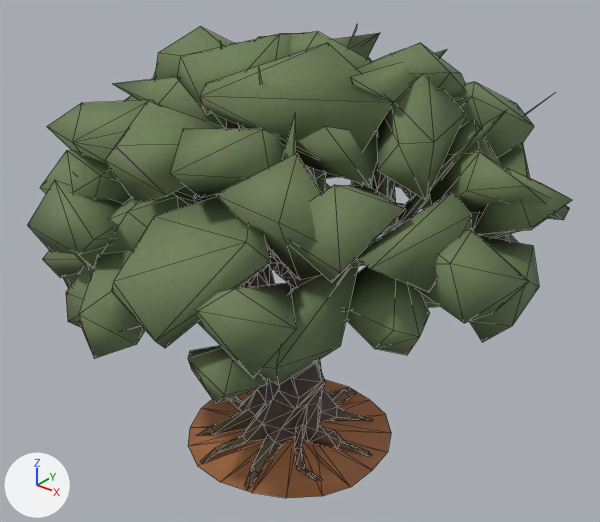
Two versions of the glTF model public/models/meshy/olive.glb, one commit apart.
Rendered twice from a camera (50 mm lens) standing at (0.872, -1.046, 0.628) and looking at (0.028, 0.01, -0.027). Every picture has the same lights, and +X, +Y and +Z are marked at lower left. The older version comes first. Mesh edges are drawn as thin lines. Vertices at exactly the same position are counted once.
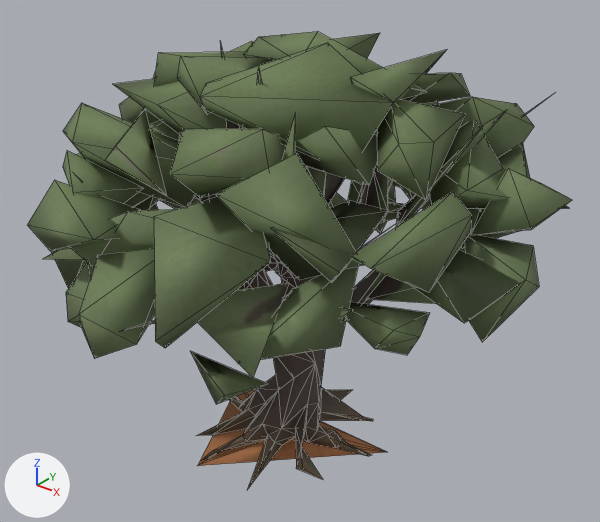
The change, as a list of edits to the scene's bpy script:
```text
Change me_mesh_0:
    used by ob_mesh_0; location = (0.0, 0.0, 0.0)
    remove me_mesh_0.from_pydata(...)  # 1069 vertices, 1877 faces; spans x -0.469..0.466, y -0.478..0.473, z -0.4..0.383
    add me_mesh_0.from_pydata(...)  # 742 vertices, 1232 faces; spans x -0.469..0.466, y -0.478..0.473, z -0.399..0.383
    me_mesh_0 part 1: 315 vertices removed from x -0.424..0.46, y -0.437..0.442, z -0.4..0.379
    other edits to the shape of me_mesh_0 do not show in these pictures
```

Boxes (x1, y1, x2, y2) around the edits, measured in the pictures (600 x 522 px):
'Mesh_0', reshaped: before (27, 26, 572, 498); after (27, 31, 572, 488)
part 1 of me_mesh_0, deleted (green): before (27, 26, 570, 498)
